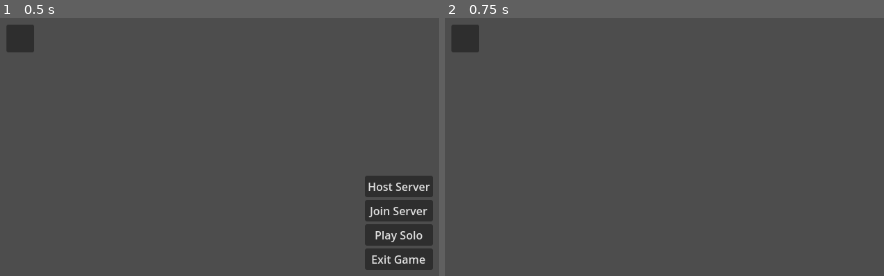
Above: before the commit, frames 1-2 (left to right).
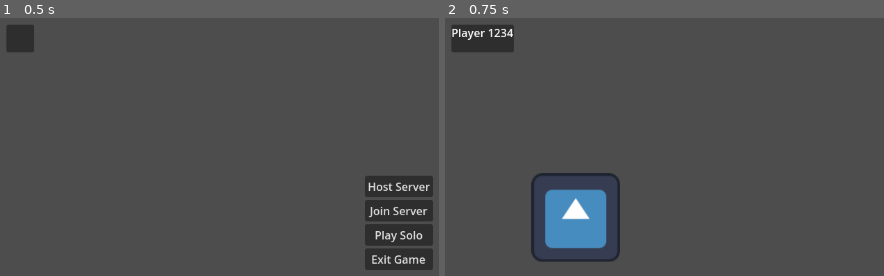
Above: after the commit, the same moments.

Repository: PathToEmpathy/Path-to-Empathy
Game: Godot game, scene res://NODE/main.tscn
The game is run twice, just before and just after one commit, with the same random seed, the same clock (stepped at 60 frames per second) and the same inputs. The engine's default icon, where the game draws it, is replaced by a stand-in: a white triangle on a blue panel in a dark square.
Inputs:
- Up to frame 1 (0.5 s): no input
- Up to frame 2 (0.75 s): click "Host Server" at 0.5 s

Frame 1 is identical in both runs. In frame 2, 5.1% of the frame differs, in the area x 1-40%, y 2-95%.

Commit message:
The Player List works now including the synch of the player's position

Diff:
--- a/NODE/main.tscn
+++ b/NODE/main.tscn
@@ -23,3 +23,10 @@
 offset_top = 50.0
 offset_right = 28.0
 offset_bottom = 50.0
+
+[node name="MultiplayerSpawner" type="MultiplayerSpawner" parent="."]
+_spawnable_scenes = PackedStringArray("res://NODE/player.tscn")
+spawn_path = NodePath("../Players")
+spawn_limit = 2
+
+[node name="Players" type="Node" parent="."]
--- /dev/null
+++ b/NODE/player.tscn
@@ -0,0 +1,21 @@
+[gd_scene load_steps=4 format=3 uid="uid://dfihmbgpim0fs"]
+
+[ext_resource type="Script" path="res://SCRIPT/player.gd" id="1_2v1o7"]
+[ext_resource type="Texture2D" uid="uid://oqa5wpix2sx7" path="res://icon.svg" id="2_fpli8"]
+
+[sub_resource type="SceneReplicationConfig" id="SceneReplicationConfig_sk6nn"]
+properties/0/path = NodePath(".:position")
+properties/0/spawn = true
+properties/0/replication_mode = 1
+
+[node name="Player" type="Node2D"]
+script = ExtResource("1_2v1o7")
+player_name = "Player"
+
+[node name="MultiplayerSynchronizer" type="MultiplayerSynchronizer" parent="."]
+replication_config = SubResource("SceneReplicationConfig_sk6nn")
+
+[node name="Sprite2D" type="Sprite2D" parent="."]
+texture = ExtResource("2_fpli8")
+
+[connection signal="tree_exited" from="." to="." method="_on_tree_exited"]
--- a/NODE/player_list.tscn
+++ b/NODE/player_list.tscn
@@ -1,6 +1,11 @@
-[gd_scene load_steps=2 format=3 uid="uid://cdheg8cfolvvf"]
+[gd_scene load_steps=3 format=3 uid="uid://cdheg8cfolvvf"]
 
 [ext_resource type="Script" path="res://SCRIPT/player_list.gd" id="1_hrjuw"]
+
+[sub_resource type="SceneReplicationConfig" id="SceneReplicationConfig_oxm7m"]
+properties/0/path = NodePath("PanelContainer/VBoxContainer/PlayerText:text")
+properties/0/spawn = true
+properties/0/replication_mode = 1
 
 [node name="player_list" type="Control"]
 layout_mode = 3
@@ -11,6 +16,9 @@
 grow_vertical = 2
 script = ExtResource("1_hrjuw")
 
+[node name="MultiplayerSynchronizer" type="MultiplayerSynchronizer" parent="."]
+replication_config = SubResource("SceneReplicationConfig_oxm7m")
+
 [node name="PanelContainer" type="PanelContainer" parent="."]
 layout_mode = 0
 offset_right = 40.0
@@ -18,3 +26,6 @@
 
 [node name="VBoxContainer" type="VBoxContainer" parent="PanelContainer"]
 layout_mode = 2
+
+[node name="PlayerText" type="Label" parent="PanelContainer/VBoxContainer"]
+layout_mode = 2
--- a/SCRIPT/Multiplayer/multiplayer_manager.gd
+++ b/SCRIPT/Multiplayer/multiplayer_manager.gd
@@ -2,6 +2,9 @@
 
 const SERVER_PORT = 8080
 const SERVER_IP = "127.0.0.1"
+
+var player_node = preload("res://NODE/player.tscn")
+var players_nodes
 
 signal add_player(id)
 signal remove_player(id)
@@ -9,8 +12,12 @@
 func host_game():
 	print("Starting host!")
 
+	players_nodes = get_tree().get_current_scene().get_node("Players")
+
 	var server_peer = ENetMultiplayerPeer.new()
 	server_peer.create_server(SERVER_PORT)
+
+	_add_player_to_game(1234)
 
 	multiplayer.multiplayer_peer = server_peer
 
@@ -24,9 +31,18 @@
 	multiplayer.multiplayer_peer = client_peer
 
 func _add_player_to_game(id: int):
-	emit_signal("add_player", ("Player %s" %id))
 	print("Player %s joined the game!" %id)
 
+	var player_to_add = player_node.instantiate()
+	player_to_add.player_id = id
+	player_to_add.name = player_to_add.name + str(id)
+
+	players_nodes.add_child(player_to_add)
+
+	player_to_add.position = Vector2(randf_range(50, 500), randf_range(50, 500))
+
+	emit_signal("add_player", ("Player %s" %id))
+
 func _del_player(id: int):
-	emit_signal("remove_player", ("Player %s" %id))
+	#emit_signal("remove_player", ("Player %s" %id))
 	print("Player %s left the game!" %id)
--- /dev/null
+++ b/SCRIPT/player.gd
@@ -0,0 +1,19 @@
+class_name player_data
+
+extends Node2D
+
+signal add_player(name)
+signal remove_player(name)
+
+@export var player_name : String
+
+@export var player_id := 1:
+	set(id):
+		player_id = id
+
+func _ready():
+	emit_signal("add_player", player_name)
+
+
+func _on_tree_exited():
+	emit_signal("remove_player", player_name)
--- a/SCRIPT/player_list.gd
+++ b/SCRIPT/player_list.gd
@@ -2,15 +2,19 @@
 extends Control
 
 @onready var playerContainer = $PanelContainer/VBoxContainer
+@onready var playertext = $PanelContainer/VBoxContainer/PlayerText
+@onready var player = preload("res://NODE/player.tscn")
 
 func _ready() -> void:
 	MultiplayerManager.add_player.connect(add_player_to_list)
 	MultiplayerManager.remove_player.connect(remove_player_to_list)
 
 func add_player_to_list(playername: String):
-	var playerlabel = Label.new()
-	playerlabel.text = playername
-	playerContainer.add_child(playerlabel)
+	playertext.text += playername + "\n"
 
 func remove_player_to_list():
 	print("Removing Player to List!")
+
+func refresh_list(players : Array):
+	for p in players:
+		add_player_to_list(p.player_name)
